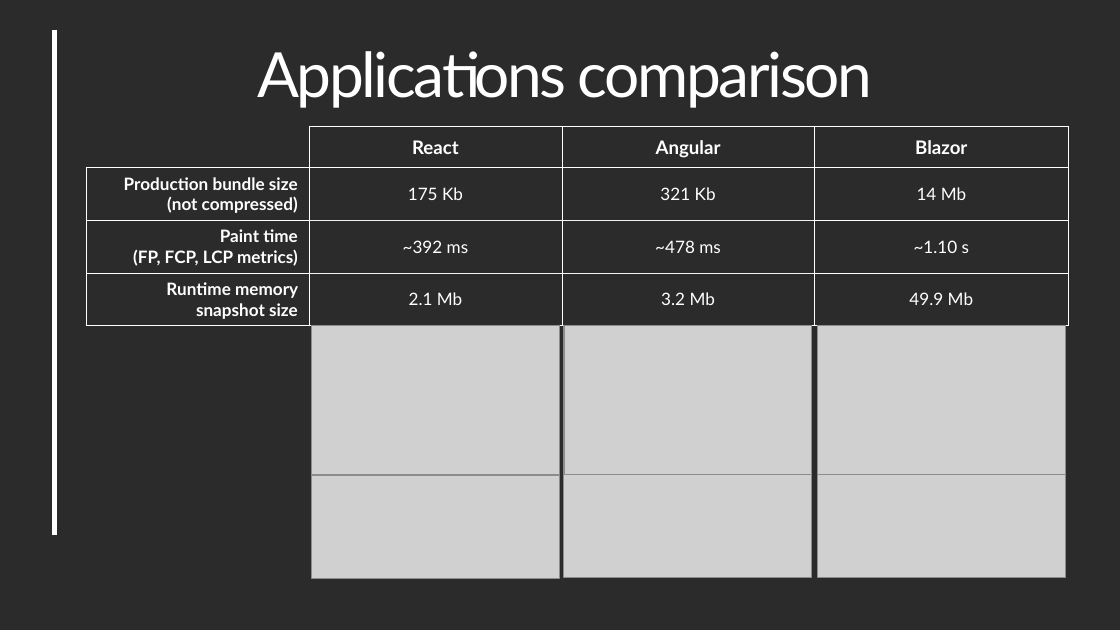
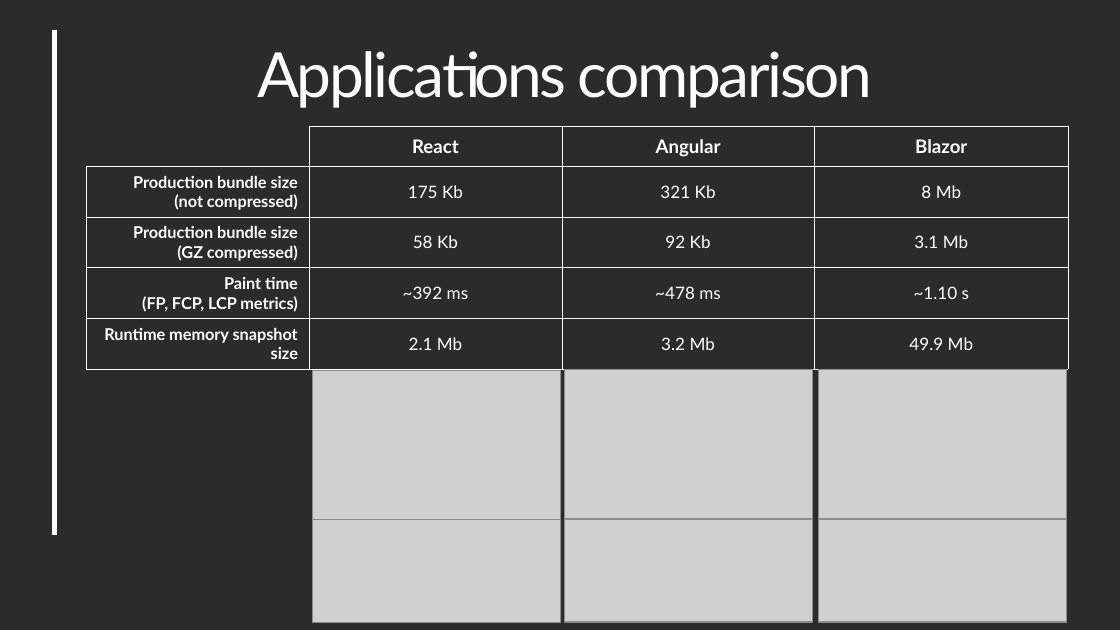
Before and after one commit to Werocky1502/ui-frameworks-comparison, a slide deck: slide 27 of Docs/Blazor VS React Vs Angular.pptx (slide 13 before the commit). Drawn at 1120x630 pixels with LibreOffice and Linux fonts; fonts in the diff are those of the drawing; grey boxes stand for pictures; background and template pictures are left out; a plain dark background stands for a picture behind light text. Boxes give left, top, right and bottom in pixels: in the first picture for what was removed or moved away, otherwise in the second. Text is boxed around its words. In the diff, an @@ line names an element or a change of style, - is before the commit and + after.

Commit message:
Update presentation

```diff
--- a/Docs/Blazor VS React Vs Angular.pptx
+++ b/Docs/Blazor VS React Vs Angular.pptx
@@ table at bbox=[86, 127, 1070, 619] @@
-row 2: Production bundle size / (not compressed) | 175 Kb | 321 Kb | 14 Mb
+row 2: Production bundle size / (not compressed) | 175 Kb | 321 Kb | 8 Mb
+row 3: Production bundle size / (GZ compressed) | 58 Kb | 92 Kb | 3.1 Mb
@@ 6 pictures: place and size @@
-6 pictures at bbox=[311, 325, 1065, 578]
+6 pictures at bbox=[312, 370, 1066, 623]
```
Also in this commit, not shown: 4 other slides changed, 16 slides added.
